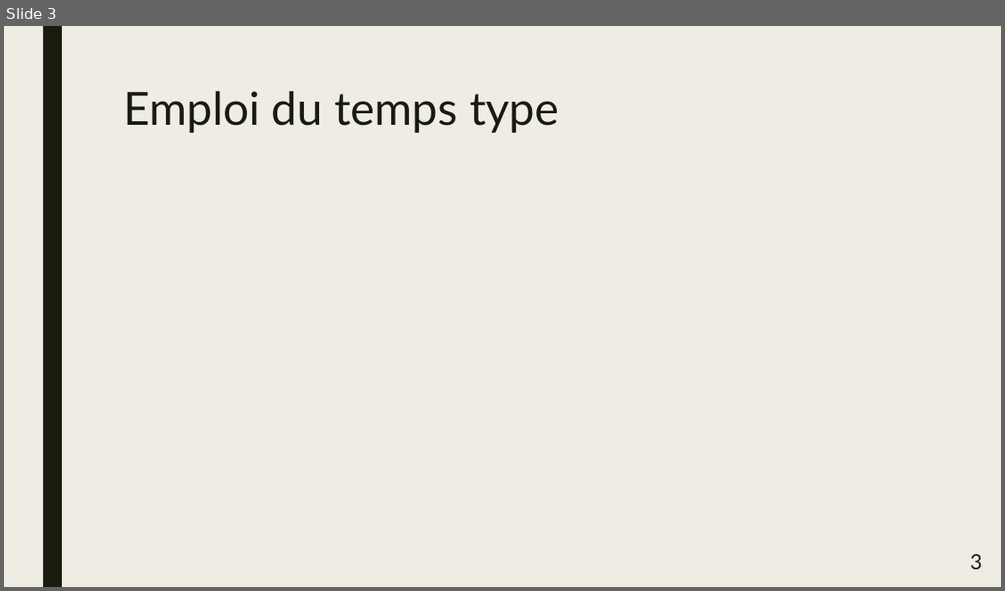
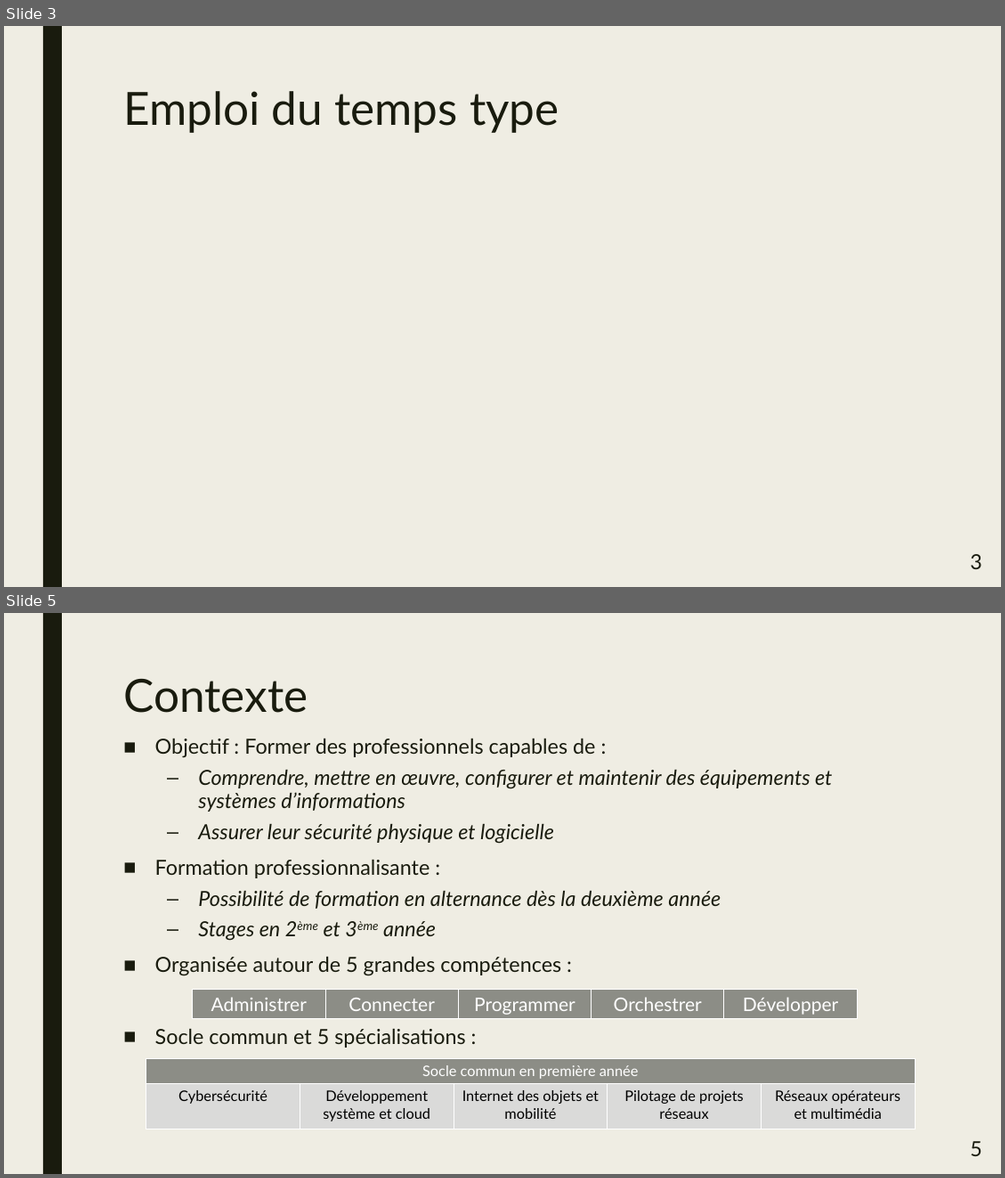
Before and after one commit to CyberJulien/Agreg_Meca, a slide deck: fichiers/presentation/SlidesFili.pptx. Shown one above the other, each under a label of ours: slide 3 before the commit, slides 3 and 5 after it; the slides between them are not shown. The pictures are 1005x591 and 1005x1178 pixels, drawn with LibreOffice and Linux fonts; fonts in the diff are those of the drawing. Boxes give left, top, right and bottom in pixels: in the first picture for what was removed or moved away, otherwise in the second. Text is boxed around its words. In the diff, an @@ line names an element or a change of style, - is before the commit and + after.

```diff
--- a/fichiers/presentation/SlidesFili.pptx
+++ b/fichiers/presentation/SlidesFili.pptx
@@ slide 5 added at (4, 613, 1001, 1174), background #EFEDE3; not listed: 1 template element that a slide beside it also shows @@
@@ title added at (123, 679, 307, 713), 44 pt, text #191B0E @@
+Contexte
@@ text added at (155, 738, 832, 1047), 20 pt, text #191B0E, italic @@
+■ Objectif : Former des professionnels capables de :
+  – Comprendre, mettre en œuvre, configurer et maintenir des équipements et systèmes d’informations
+  – Assurer leur sécurité physique et logicielle
+■ Formation professionnalisante :
+  – Possibilité de formation en alternance dès la deuxième année
+  – Stages en 2ème et 3ème année
+■ Organisée autour de 5 grandes compétences :
+■ Socle commun et 5 spécialisations :
@@ table added at (193, 989, 858, 1018), 1 rows, 5 columns @@
+Administrer | Connecter | Programmer | Orchestrer | Développer
@@ table added at (146, 1059, 916, 1130), 2 rows, 5 columns @@
+Socle commun en première année |  |  |  | 
+Cybersécurité | Développement système et cloud | Internet des objets et mobilité | Pilotage de projets réseaux | Réseaux opérateurs et multimédia
@@ page number added at (970, 1141, 982, 1156), 20 pt, text #191B0E @@
+5
```
Also in this commit, not shown: 1 slide changed, 2 other slides added, 9 other files.
